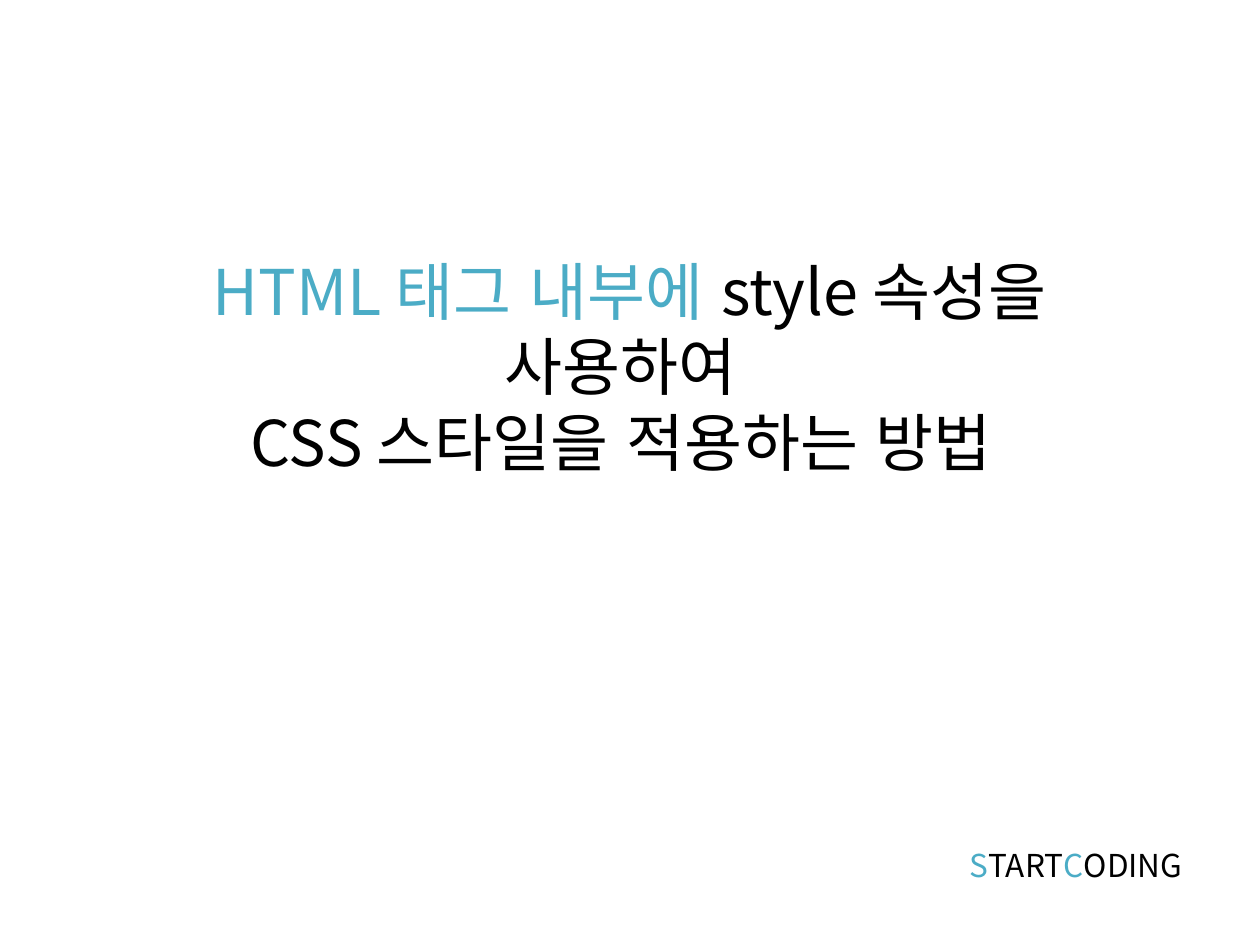
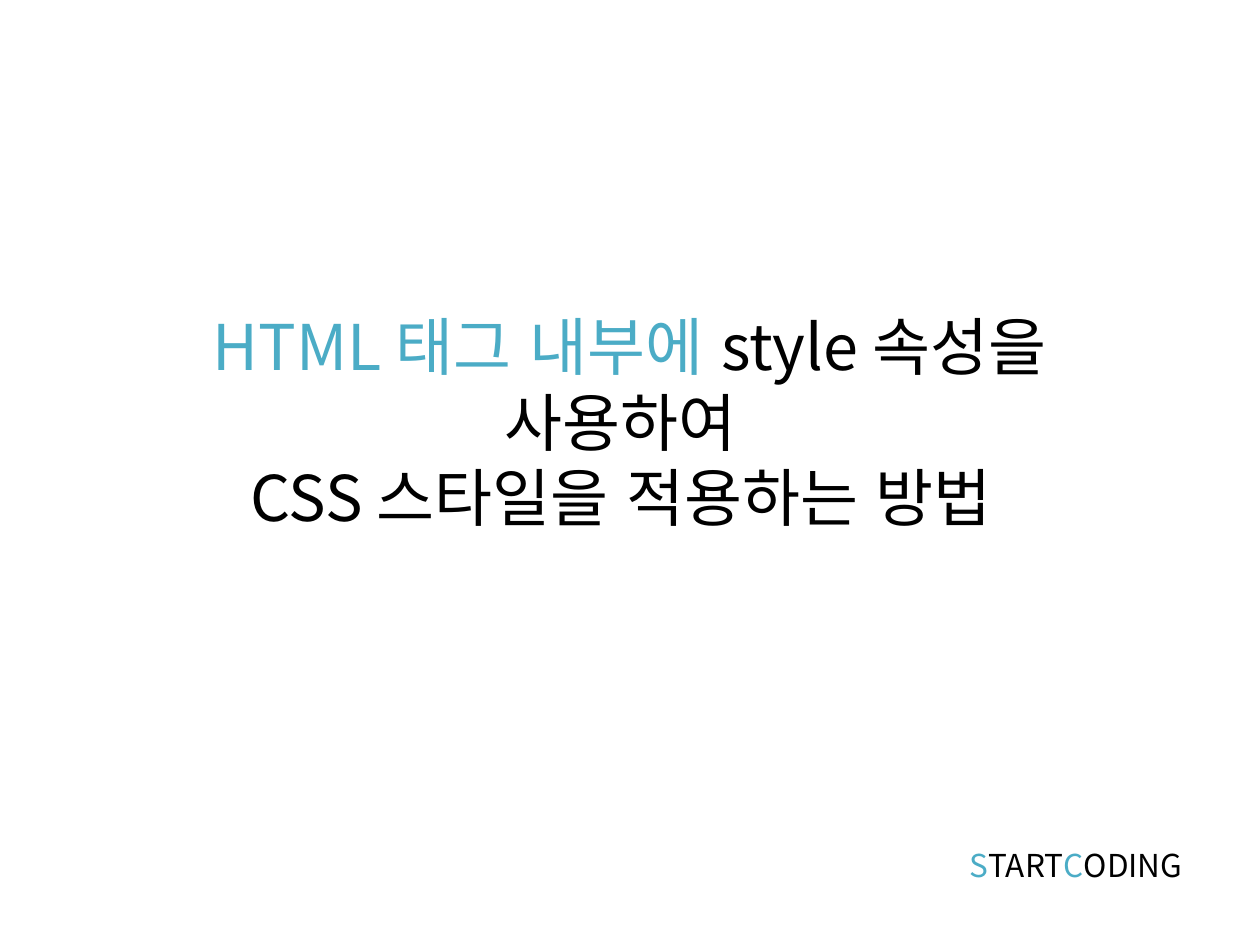
Before and after one commit to kwonkijun/web, a slide deck: slide 10 of 프론트엔드기초(PPT)/CSS3 1강_CSS 기본문법과 HTML 연동.pptx. Drawn at 1260x945 pixels with LibreOffice and Linux fonts; fonts in the diff are those of the drawing. Boxes give left, top, right and bottom in pixels: in the first picture for what was removed or moved away, otherwise in the second. Text is boxed around its words. In the diff, an @@ line names an element or a change of style, - is before the commit and + after.

```diff
--- a/프론트엔드기초(PPT)/CSS3 1강_CSS 기본문법과 HTML 연동.pptx
+++ b/프론트엔드기초(PPT)/CSS3 1강_CSS 기본문법과 HTML 연동.pptx
@@ text "HTML 태그 내부에 style 속성을 ...": place and size @@
-text "HTML 태그 내부에 style 속성을 ..." at box(213, 263, 1047, 471)
+text "HTML 태그 내부에 style 속성을 ..." at box(213, 318, 1047, 526)
```
Also in this commit, not shown: 8 other slides changed, 38 other files.
